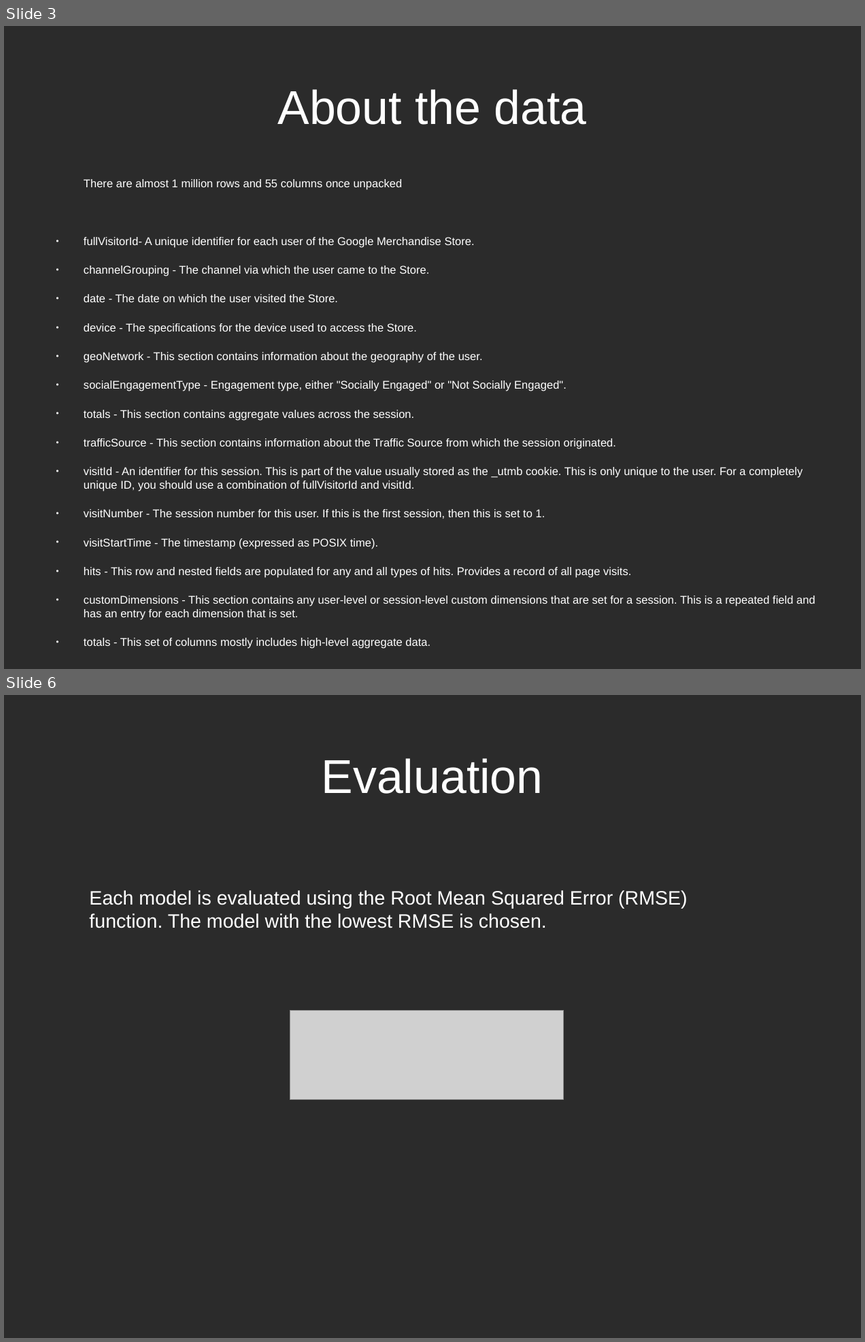
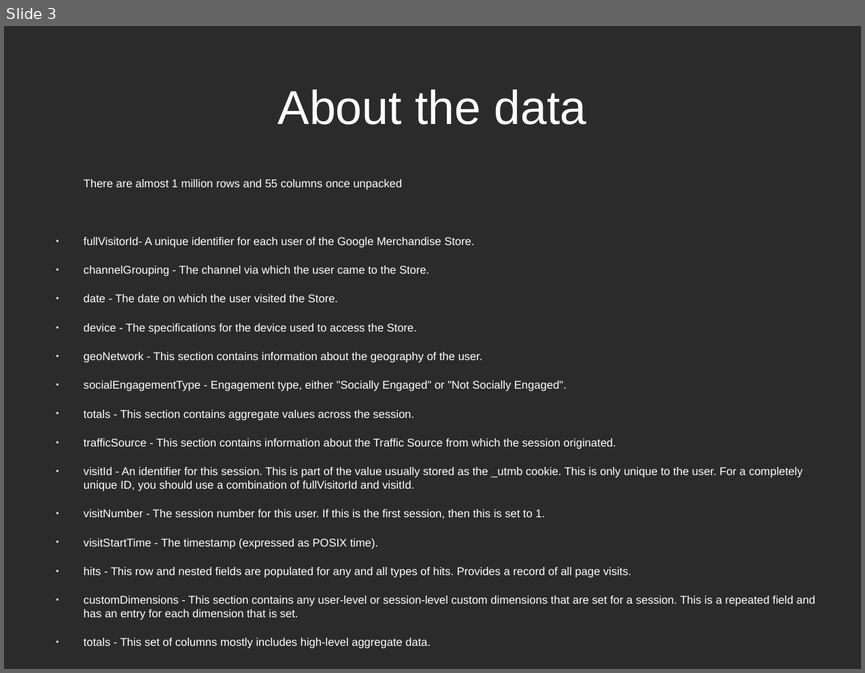
Before and after one commit to ksooklall/CUNY-SPS-Masters-DS, a slide deck: DATA_621/final/gstore_presentation.odp. Shown one above the other, each under a label of ours: slides 3 and 6 before the commit, slide 3 after it; the slides between them are not shown. The pictures are 865x1342 and 865x673 pixels, drawn with LibreOffice and Linux fonts; fonts in the diff are those of the drawing; grey boxes stand for pictures; background and template pictures are left out; a plain dark background stands for a picture behind light text. Boxes give left, top, right and bottom in pixels: in the first picture for what was removed or moved away, otherwise in the second. Text is boxed around its words. In the diff, an @@ line names an element or a change of style, - is before the commit and + after.

```diff
--- a/DATA_621/final/gstore_presentation.odp
+++ b/DATA_621/final/gstore_presentation.odp
@@ slide 6 removed at <box>4,695,861,1338</box>, background picture (left out) @@
@@ title removed at <box>322,758,543,794</box> @@
-Evaluation
@@ text removed at <box>89,890,687,928</box> @@
-Each model is evaluated using the Root Mean Squared Error (RMSE) function. The model with the lowest RMSE is chosen.
@@ picture removed at <box>290,1011,564,1100</box> @@
```
Also in this commit, not shown: 1 slide changed, 4 slides added, 1 other slide removed, 2 other files.
